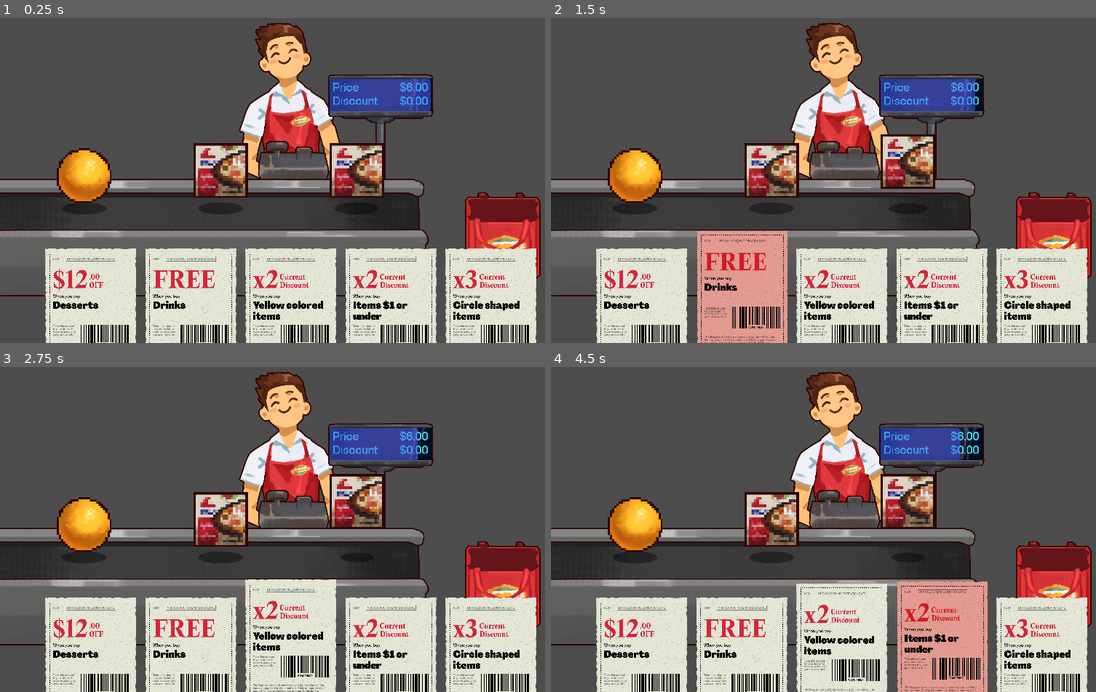
Above: before the commit, frames 1-4 (two rows, left to right).
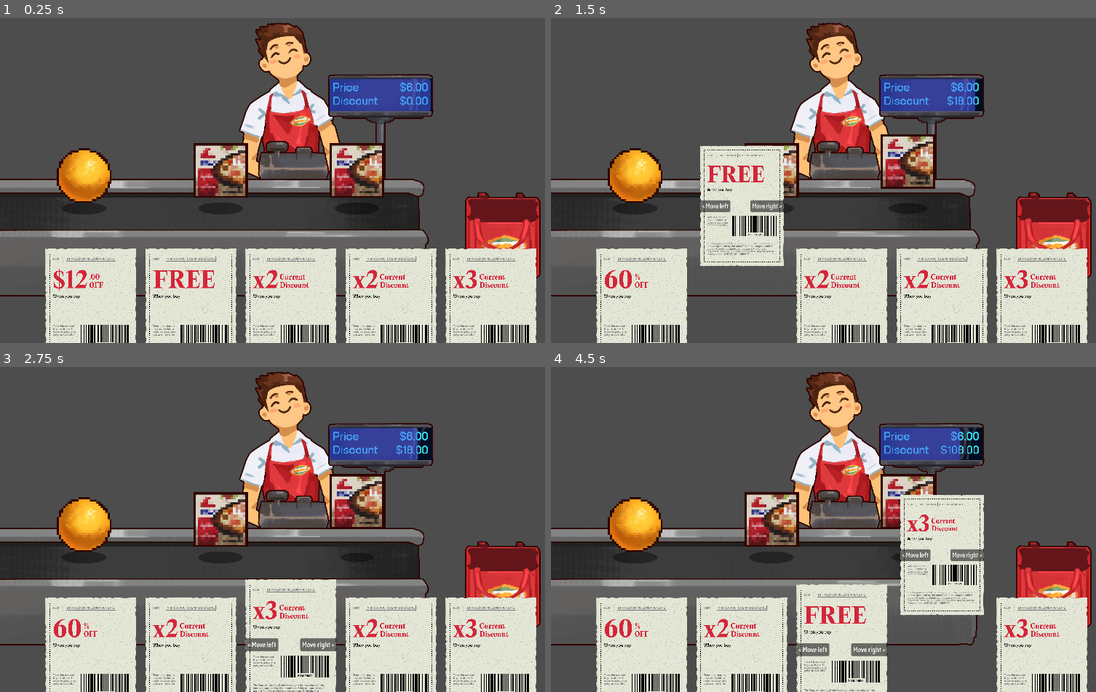
Above: after the commit, the same moments.

Repository: bits-by-brandon/coupon-game
Game: Godot game, scene res://scenes/main/main.tscn
The game is run twice, just before and just after one commit, with the same random seed, the same clock (stepped at 60 frames per second) and the same inputs.
Inputs (mouse positions are in pixels of both pictures, inside the frame that each line leads up to):
- Up to frame 1 (0.25 s): no input
- Up to frame 2 (1.5 s): tap Enter at 0.5 s; drag from (643, 313) to (899, 109) at 0.52 s; drag from (741, 313) to (812, 245) at 1.27 s
- Up to frame 3 (2.75 s): click (261, 646) at 2 s, where only the run after the commit has a clickable "< Move left"
- Up to frame 4 (4.5 s): click (867, 643) at 2.75 s, where only the run after the commit has a clickable "Move right >"; tap Space at 3.5 s; move the mouse to (839, 643) at 3.52 s; hold Right 3.53-4.25 s; tap Z at 3.6 s; click (839, 643) at 3.67 s; drag from (943, 662) to (665, 480) at 4.27 s

The runs differ from the first frame. In frame 1, 0.9% of the frame differs, in the area x 9-96%, y 86-93%; in frame 2, 11%; in frame 3, 1.9%; in frame 4, 12%, in the area x 9-96%, y 23-100%.

Commit message:
button move

Diff:
--- a/event_bus.gd
+++ b/event_bus.gd
@@ -5,5 +5,6 @@
 signal coupon_used(coupon: CouponEntity)
 signal coupon_discarded(coupon: CouponEntity)
 signal coupon_applied(coupon: CouponEntity, item : ItemEntity)
+signal coupon_moved(coupon: CouponEntity, right : bool)
 signal discards_changed(discards: int)
 signal explode_requested(position: Vector2)
--- /dev/null
+++ b/scenes/coupon_entity/button.gd
@@ -0,0 +1,10 @@
+class_name CardButton
+extends Button
+
+signal clicked
+
+func _gui_input(event : InputEvent):
+	if event is InputEventMouseButton:
+		if event.button_index == MOUSE_BUTTON_LEFT and event.pressed:
+			accept_event()
+			emit_signal("clicked")
--- a/scenes/coupon_entity/coupon_entity.gd
+++ b/scenes/coupon_entity/coupon_entity.gd
@@ -12,18 +12,22 @@
 @onready var gravity := Vector2(0, 60)
 @onready var animation : AnimationPlayer = %AnimationPlayer
 @onready var card_sound : AudioStreamPlayer2D = %CardSound
+@onready var left_button : CardButton = %LeftButton
+@onready var right_button : CardButton = %RightButton
 @export var hover_offset : Vector2 = Vector2(0, -40)
 @export var throw_range : float = 1400.0
 @export var throw_spin : float = 10.0
 
 func _ready() -> void:
-	%Filter.text = data.filters[0].get_label()
-	%DiscountPrimary.text = data.discount.get_primary()
-	%DiscountSuper.text = data.discount.get_super()
-	%DiscountSub.text = data.discount.get_sub()
+	if data != null:
+		%DiscountPrimary.text = data.discount.get_primary()
+		%DiscountSuper.text = data.discount.get_super()
+		%DiscountSub.text = data.discount.get_sub()
 
 	mouse_entered.connect(_on_mouse_entered)
 	mouse_exited.connect(_on_mouse_exited)
+	left_button.clicked.connect(func (): Events.coupon_moved.emit(self, false))
+	right_button.clicked.connect(func (): Events.coupon_moved.emit(self, true))
 
 func play_error() -> void:
 	animation.play("error")
@@ -77,6 +81,8 @@
 	if is_thrown || is_used:
 		return
 
+	%Buttons.visible = true
+
 	if tween != null:
 		tween.stop()
 
@@ -91,6 +97,8 @@
 	if is_thrown || is_used:
 		return
 
+	%Buttons.visible = false
+
 	if tween != null:
 		tween.stop()
 
--- a/scenes/coupon_entity/coupon_entity.tscn
+++ b/scenes/coupon_entity/coupon_entity.tscn
@@ -1,15 +1,118 @@
-[gd_scene load_steps=18 format=3 uid="uid://fww6hvm3n2g8"]
+[gd_scene load_steps=19 format=3 uid="uid://fww6hvm3n2g8"]
 
 [ext_resource type="Script" path="res://scenes/coupon_entity/coupon_entity.gd" id="1_ydmks"]
 [ext_resource type="Texture2D" uid="uid://d4nnvlk6folt3" path="res://assets/sprites/coupon-01.png" id="2_50jv8"]
 [ext_resource type="Theme" uid="uid://dosqmxn1b35n3" path="res://main_theme.tres" id="3_e3kq7"]
 [ext_resource type="AudioStream" uid="uid://clnicwuxuqpy2" path="res://assets/sfx/error_006.ogg" id="4_lj1d5"]
+[ext_resource type="Script" path="res://scenes/coupon_entity/button.gd" id="4_opc1r"]
 [ext_resource type="AudioStream" uid="uid://ctic1h0qx1s5a" path="res://assets/sfx/cardSlide3.ogg" id="4_wdnbh"]
 [ext_resource type="AudioStream" uid="uid://c3jxf0qocn7sr" path="res://assets/sfx/cardSlide5.ogg" id="5_cynu4"]
 [ext_resource type="AudioStream" uid="uid://bf04ufgj0q1rj" path="res://assets/sfx/367217__daalvinz__bubble-pop.wav" id="5_nykqq"]
 [ext_resource type="AudioStream" uid="uid://k0xwfplydprt" path="res://assets/sfx/cardSlide6.ogg" id="6_hdywd"]
 [ext_resource type="AudioStream" uid="uid://868v4xfaawap" path="res://assets/sfx/minimize_008.ogg" id="7_2ricb"]
 [ext_resource type="AudioStream" uid="uid://bpib57scnjhlj" path="res://assets/sfx/cardSlide2.ogg" id="7_lc5gb"]
+
+[sub_resource type="Animation" id="Animation_ouail"]
+length = 0.001
+tracks/0/type = "value"
+tracks/0/imported = false
+tracks/0/enabled = true
+tracks/0/path = NodePath("Inner:position")
+tracks/0/interp = 1
+tracks/0/loop_wrap = true
+tracks/0/keys = {
+"times": PackedFloat32Array(0),
+"transitions": PackedFloat32Array(1),
+"update": 0,
+"values": [Vector2(0, 0)]
+}
+tracks/1/type = "value"
+tracks/1/imported = false
+tracks/1/enabled = true
+tracks/1/path = NodePath("Inner:modulate")
+tracks/1/interp = 1
+tracks/1/loop_wrap = true
+tracks/1/keys = {
+"times": PackedFloat32Array(0),
+"transitions": PackedFloat32Array(1),
+"update": 0,
+"values": [Color(1, 1, 1, 1)]
+}
+tracks/2/type = "value"
+tracks/2/imported = false
+tracks/2/enabled = true
+tracks/2/path = NodePath("Inner:scale")
+tracks/2/interp = 1
+tracks/2/loop_wrap = true
+tracks/2/keys = {
+"times": PackedFloat32Array(0),
+"transitions": PackedFloat32Array(1),
+"update": 0,
+"values": [Vector2(1, 1)]
+}
+
+[sub_resource type="Animation" id="Animation_dhign"]
+resource_name = "discard"
+length = 0.3
+step = 0.001
+tracks/0/type = "value"
+tracks/0/imported = false
+tracks/0/enabled = true
+tracks/0/path = NodePath("Inner:modulate")
+tracks/0/interp = 1
+tracks/0/loop_wrap = true
+tracks/0/keys = {
+"times": PackedFloat32Array(0, 0.138, 0.299),
+"transitions": PackedFloat32Array(1, 1, 1),
+"update": 0,
+"values": [Color(1, 1, 1, 1), Color(1, 1, 1, 1), Color(1, 1, 1, 0)]
+}
+tracks/1/type = "audio"
+tracks/1/imported = false
+tracks/1/enabled = true
+tracks/1/path = NodePath("Sounds")
+tracks/1/interp = 1
+tracks/1/loop_wrap = true
+tracks/1/keys = {
+"clips": [{
+"end_offset": 0.0,
+"start_offset": 0.0156409,
+"stream": ExtResource("7_2ricb")
+}],
+"times": PackedFloat32Array(0)
+}
+tracks/1/use_blend = true
+
+[sub_resource type="Animation" id="Animation_xea5h"]
+resource_name = "enter"
+length = 0.2
+step = 0.01
+tracks/0/type = "value"
+tracks/0/imported = false
+tracks/0/enabled = true
+tracks/0/path = NodePath("Inner:position")
+tracks/0/interp = 1
+tracks/0/loop_wrap = true
+tracks/0/keys = {
+"times": PackedFloat32Array(0, 0.19),
+"transitions": PackedFloat32Array(0.203063, 0.0358968),
+"update": 0,
+"values": [Vector2(2.08165e-12, 300), Vector2(0, 0)]
+}
+tracks/1/type = "method"
+tracks/1/imported = false
+tracks/1/enabled = true
+tracks/1/path = NodePath("CardSound")
+tracks/1/interp = 1
+tracks/1/loop_wrap = true
+tracks/1/keys = {
+"times": PackedFloat32Array(0),
+"transitions": PackedFloat32Array(1),
+"values": [{
+"args": [0.0],
+"method": &"play"
+}]
+}
 
 [sub_resource type="Animation" id="Animation_0k4nx"]
 resource_name = "error"
@@ -54,76 +157,6 @@
 "times": PackedFloat32Array(0)
 }
 tracks/2/use_blend = true
-
-[sub_resource type="Animation" id="Animation_ouail"]
-length = 0.001
-tracks/0/type = "value"
-tracks/0/imported = false
-tracks/0/enabled = true
-tracks/0/path = NodePath("Inner:position")
-tracks/0/interp = 1
-tracks/0/loop_wrap = true
-tracks/0/keys = {
-"times": PackedFloat32Array(0),
-"transitions": PackedFloat32Array(1),
-"update": 0,
-"values": [Vector2(0, 0)]
-}
-tracks/1/type = "value"
-tracks/1/imported = false
-tracks/1/enabled = true
-tracks/1/path = NodePath("Inner:modulate")
-tracks/1/interp = 1
-tracks/1/loop_wrap = true
-tracks/1/keys = {
-"times": PackedFloat32Array(0),
-"transitions": PackedFloat32Array(1),
-"update": 0,
-"values": [Color(1, 1, 1, 1)]
-}
-tracks/2/type = "value"
-tracks/2/imported = false
-tracks/2/enabled = true
-tracks/2/path = NodePath("Inner:scale")
-tracks/2/interp = 1
-tracks/2/loop_wrap = true
-tracks/2/keys = {
-"times": PackedFloat32Array(0),
-"transitions": PackedFloat32Array(1),
-"update": 0,
-"values": [Vector2(1, 1)]
-}
-
-[sub_resource type="Animation" id="Animation_xea5h"]
-resource_name = "enter"
-length = 0.2
-step = 0.01
-tracks/0/type = "value"
-tracks/0/imported = false
-tracks/0/enabled = true
-tracks/0/path = NodePath("Inner:position")
-tracks/0/interp = 1
-tracks/0/loop_wrap = true
-tracks/0/keys = {
-"times": PackedFloat32Array(0, 0.19),
-"transitions": PackedFloat32Array(0.203063, 0.0358968),
-"update": 0,
-"values": [Vector2(2.08165e-12, 300), Vector2(0, 0)]
-}
-tracks/1/type = "method"
-tracks/1/imported = false
-tracks/1/enabled = true
-tracks/1/path = NodePath("CardSound")
-tracks/1/interp = 1
-tracks/1/loop_wrap = true
-tracks/1/keys = {
-"times": PackedFloat32Array(0),
-"transitions": PackedFloat32Array(1),
-"values": [{
-"args": [0.0],
-"method": &"play"
-}]
-}
 
 [sub_resource type="Animation" id="Animation_hrxuq"]
 resource_name = "use"
@@ -199,38 +232,6 @@
 }
 tracks/4/use_blend = true
 
-[sub_resource type="Animation" id="Animation_dhign"]
-resource_name = "discard"
-length = 0.3
-step = 0.001
-tracks/0/type = "value"
-tracks/0/imported = false
-tracks/0/enabled = true
-tracks/0/path = NodePath("Inner:modulate")
-tracks/0/interp = 1
-tracks/0/loop_wrap = true
-tracks/0/keys = {
-"times": PackedFloat32Array(0, 0.138, 0.299),
-"transitions": PackedFloat32Array(1, 1, 1),
-"update": 0,
-"values": [Color(1, 1, 1, 1), Color(1, 1, 1, 1), Color(1, 1, 1, 0)]
-}
-tracks/1/type = "audio"
-tracks/1/imported = false
-tracks/1/enabled = true
-tracks/1/path = NodePath("Sounds")
-tracks/1/interp = 1
-tracks/1/loop_wrap = true
-tracks/1/keys = {
-"clips": [{
-"end_offset": 0.0,
-"start_offset": 0.0156409,
-"stream": ExtResource("7_2ricb")
-}],
-"times": PackedFloat32Array(0)
-}
-tracks/1/use_blend = true
-
 [sub_resource type="AnimationLibrary" id="AnimationLibrary_vlny3"]
 _data = {
 "RESET": SubResource("Animation_ouail"),
@@ -320,18 +321,37 @@
 theme_type_variation = &"HeaderSmall"
 text = "OFF"
 
-[node name="Filter" type="Label" parent="Inner"]
-unique_name_in_owner = true
-custom_minimum_size = Vector2(167, 2.08165e-12)
-layout_mode = 2
-offset_left = 16.0
-offset_top = 110.0
-offset_right = 183.0
-offset_bottom = 140.0
-theme = ExtResource("3_e3kq7")
-theme_type_variation = &"HeaderMedium"
-text = "Frozen Food"
-autowrap_mode = 3
+[node name="Buttons" type="HBoxContainer" parent="Inner"]
+unique_name_in_owner = true
+visible = false
+layout_mode = 1
+anchors_preset = 14
+anchor_top = 0.5
+anchor_right = 1.0
+anchor_bottom = 0.5
+offset_top = -14.0
+offset_bottom = 14.0
+grow_horizontal = 2
+grow_vertical = 2
+alignment = 1
+
+[node name="LeftButton" type="Button" parent="Inner/Buttons"]
+unique_name_in_owner = true
+layout_mode = 2
+mouse_filter = 1
+text = "< Move left"
+script = ExtResource("4_opc1r")
+
+[node name="Control" type="Control" parent="Inner/Buttons"]
+layout_mode = 2
+size_flags_horizontal = 3
+
+[node name="RightButton" type="Button" parent="Inner/Buttons"]
+unique_name_in_owner = true
+layout_mode = 2
+mouse_filter = 1
+text = "Move right >"
+script = ExtResource("4_opc1r")
 
 [node name="AnimationPlayer" type="AnimationPlayer" parent="."]
 unique_name_in_owner = true
--- a/scenes/main/coupon_manager.gd
+++ b/scenes/main/coupon_manager.gd
@@ -15,6 +15,7 @@
 
 	Events.coupon_discarded.connect(_on_coupon_discarded)
 	Events.coupon_applied.connect(_on_coupon_applied)
+	Events.coupon_moved.connect(_on_coupon_moved)
 
 func create_random_coupon() -> CouponEntity:
 	var coupon_entity := preload("res://scenes/coupon_entity/coupon_entity.tscn").instantiate()
@@ -67,12 +68,7 @@
 func _on_coupon_applied(coupon : CouponEntity, _item : ItemEntity):
 	await get_tree().create_timer(.6).timeout
 
-	var index = -1
-	for slot in hand.get_children():
-		if slot.get_child(0) == coupon:
-			index = slot.get_index()
-			break
-
+	var index = find_index_of_coupon(coupon)
 	if index == -1:
 		return
 
@@ -82,3 +78,28 @@
 	var new_coupon := create_random_coupon()
 	hand.get_child(index).add_child(new_coupon)
 	new_coupon.play_enter()
+
+func _on_coupon_moved(coupon : CouponEntity, right: bool):
+	var index = find_index_of_coupon(coupon)
+	if index == -1: return
+	if index == 0 && !right: return
+	if index == hand.get_child_count() - 1 && right: return
+
+	var current_slot = hand.get_child(index)
+	var next_slot
+	if right:
+		next_slot = hand.get_child(index + 1)
+	else:
+		next_slot = hand.get_child(index - 1)
+	var next_coupon = next_slot.get_child(0)
+
+	next_slot.remove_child(next_coupon)
+	current_slot.remove_child(coupon)
+	next_slot.add_child(coupon)
+	current_slot.add_child(next_coupon)
+
+func find_index_of_coupon(coupon : CouponEntity) -> int:
+	for slot in hand.get_children():
+		if slot.get_child(0) == coupon:
+			return slot.get_index()
+	return -1
--- a/scenes/main/item_manager.gd
+++ b/scenes/main/item_manager.gd
@@ -76,9 +76,6 @@
 
 func _on_coupon_used(coupon : CouponEntity) -> void:
 	for filter : Filter in coupon.data.filters:
-		if filter.apply(current_item):
-			coupon.data.discount.apply(current_item)
-			Events.coupon_applied.emit(coupon, current_item)
-			coupon.play_use()
-		else:
-			coupon.play_error()
+		coupon.data.discount.apply(current_item)
+		Events.coupon_applied.emit(coupon, current_item)
+		coupon.play_use()
